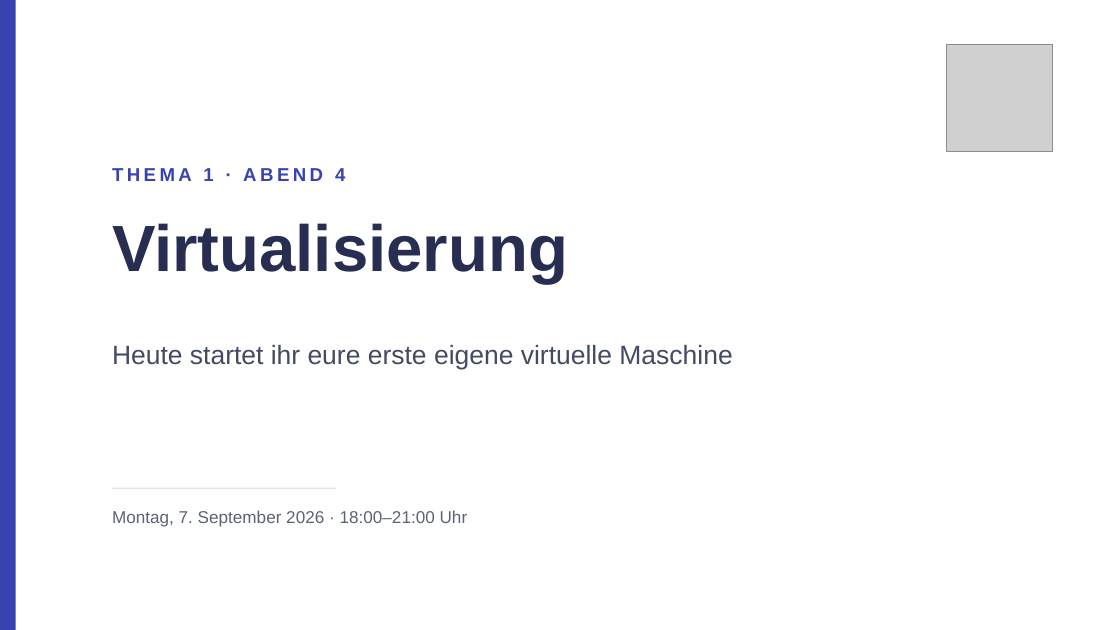
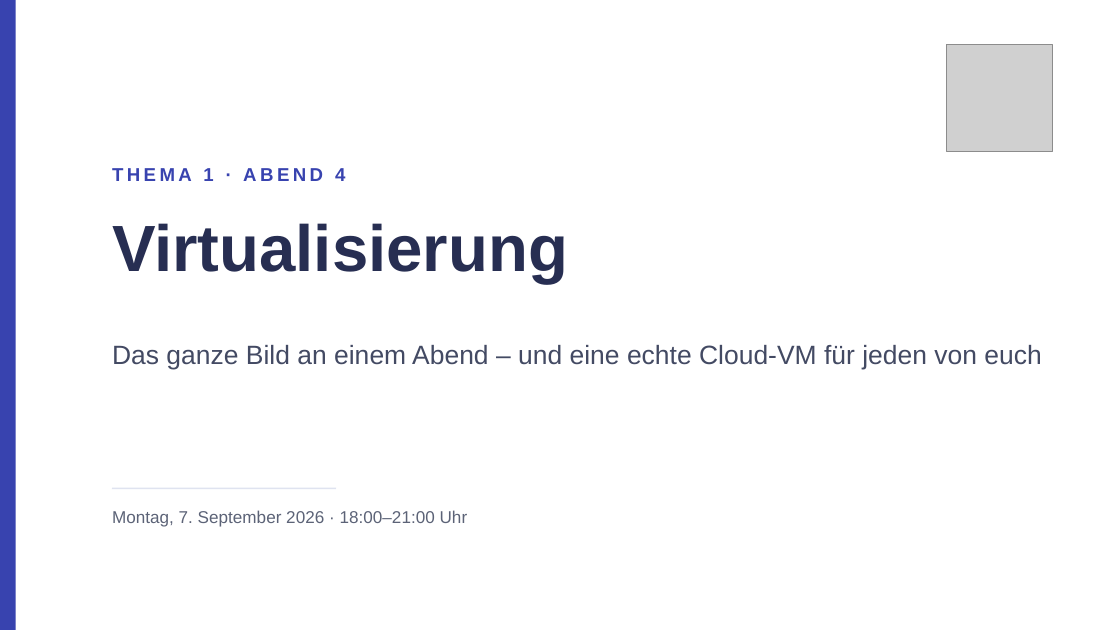
Before and after one commit to JacobMenge/kurs-unterlagen, a slide deck: slide 1 of folien/04-virtualisierung.pptx. Drawn at 1120x630 pixels with LibreOffice and Linux fonts; fonts in the diff are those of the drawing; grey boxes stand for pictures. Boxes give left, top, right and bottom in pixels: in the first picture for what was removed or moved away, otherwise in the second. Text is boxed around its words. In the diff, an @@ line names an element or a change of style, - is before the commit and + after.

```diff
--- a/folien/04-virtualisierung.pptx
+++ b/folien/04-virtualisierung.pptx
@@ text at (x1=112, y1=345, x2=1041, y2=370): text changed @@
-Heute startet ihr eure erste eigene virtuelle Maschine
+Das ganze Bild an einem Abend – und eine echte Cloud-VM für jeden von euch
```
Also in this commit, not shown: 8 other slides changed, 8 slides added, 7 slides removed, 6 other files.
